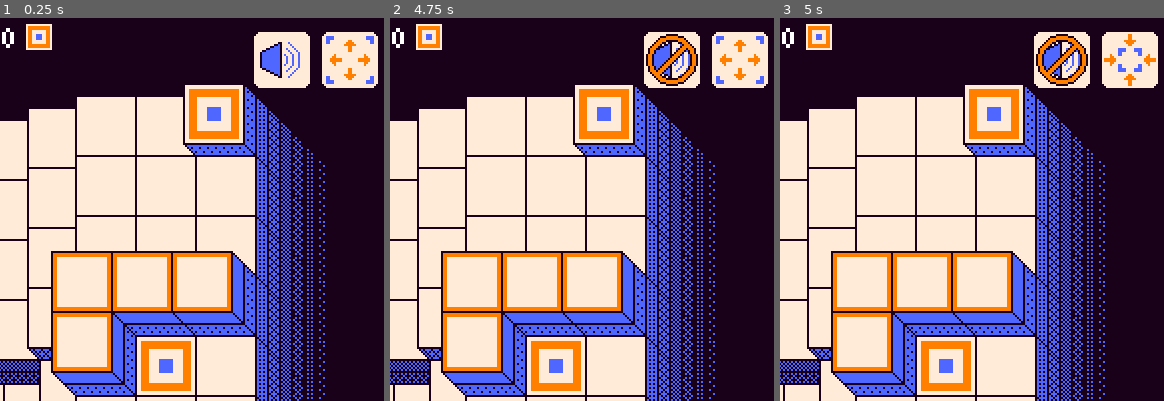
Above: before the commit, frames 1-3 (left to right).
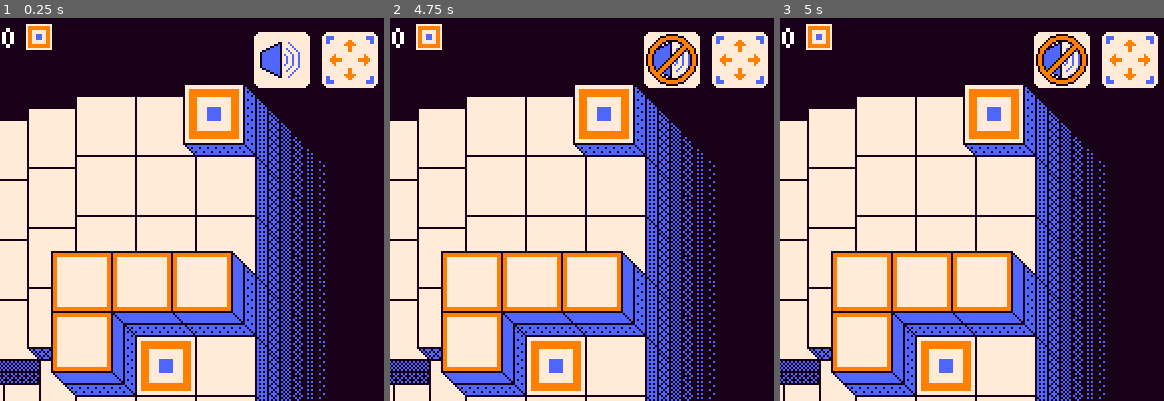
Above: after the commit, the same moments.

Repository: AlexQuenon/serpentithing
Game: Godot game, scene res://scenes/main.tscn
The game is run twice, just before and just after one commit, with the same random seed, the same clock (stepped at 60 frames per second) and the same inputs.
Inputs (mouse positions are % of the whole screen's width and height, from its top left):
- Up to frame 1 (0.25 s): no input
- Up to frame 2 (4.75 s): tap Enter at 0.5 s; hold Right (right) 0.53-1.25 s; tap Space (detach) at 0.6, 2.85, 4.35 s; click (87, 5) at 1.25 s; tap R (reset) every 0.75 s from 2 to 4.25 s; hold Down (down) 2.03-2.78 s; tap Z (undo) at 2.1, 3.6 s; hold Right (right) 2.78-3.53 s; hold Up (up) 3.53-4.28 s; hold Left (left) from 4.28 s (still down)
- Up to frame 3 (5 s): keep holding Left (left); tap Escape (fullscreen, bound only before the commit) at 4.9 s
The pictures show only the part of the screen within x 50-100%, y 0-50%; the shares and areas given below are measured in that part.

Frames 1-2 are identical in both runs. In frame 3, 0.5% of the frame differs, in the area x 84-98%, y 4-18%.

Commit message:
fullscreen tweaks

Diff:
--- a/code/fullscreen.gd
+++ b/code/fullscreen.gd
@@ -9,5 +9,8 @@
 
 
 func _process(_delta):
-	if Input.is_action_just_pressed('fullscreen'):
-		button_pressed = not button_pressed
+	# Handle cases where the window mode has changed outside of pressing the button
+	if get_window().mode == DisplayServer.WINDOW_MODE_FULLSCREEN and not button_pressed:
+		button_pressed = true
+	elif button_pressed:
+		button_pressed = false
--- a/project.godot
+++ b/project.godot
@@ -87,11 +87,6 @@
 "events": [Object(InputEventKey,"resource_local_to_scene":false,"resource_name":"","device":-1,"window_id":0,"alt_press …(192 unchanged characters)…
 ]
 }
-fullscreen={
-"deadzone": 0.2,
-"events": [Object(InputEventKey,"resource_local_to_scene":false,"resource_name":"","device":-1,"window_id":0,"alt_pressed":false,"shift_pressed":false,"ctrl_pressed":false,"meta_pressed":false,"pressed":false,"keycode":0,"physical_keycode":4194305,"key_label":0,"unicode":0,"location":0,"echo":false,"script":null)
-]
-}
 
 [rendering]
 
